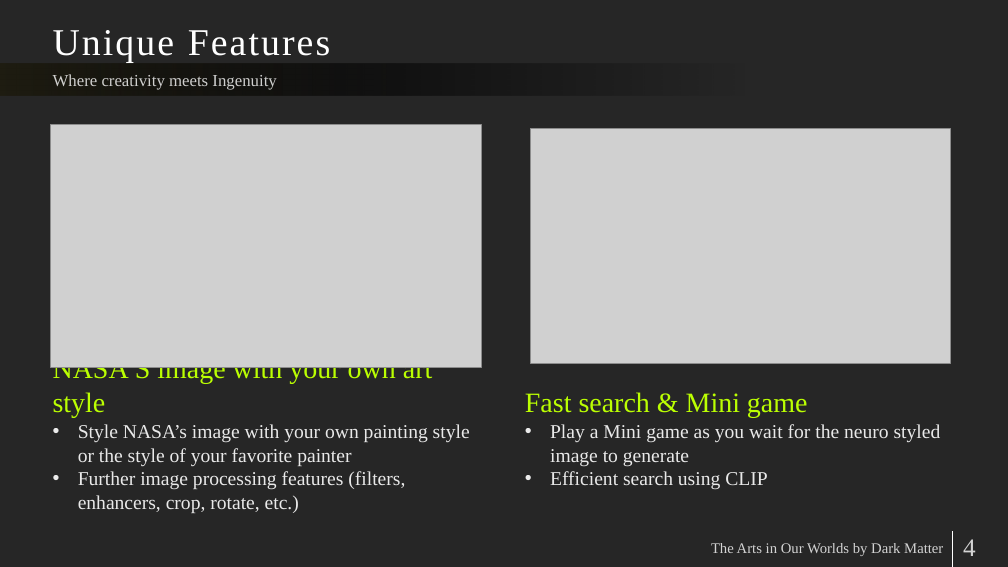
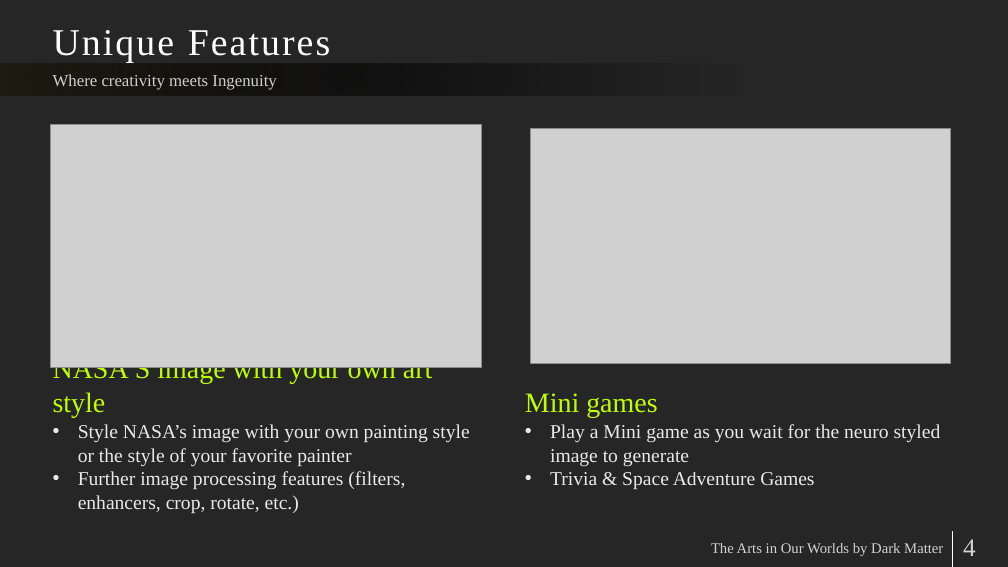
Before and after one commit to CharbelSahlani/the_art_in_our_worlds, a slide deck: slide 4 of Pitch/Team Dark Matter _The Art in Our Worlds.pptx. Drawn at 1008x567 pixels with LibreOffice and Linux fonts; fonts in the diff are those of the drawing; grey boxes stand for pictures. Boxes give left, top, right and bottom in pixels: in the first picture for what was removed or moved away, otherwise in the second. Text is boxed around its words. In the diff, an @@ line names an element or a change of style, - is before the commit and + after.

```diff
--- a/Pitch/Team Dark Matter _The Art in Our Worlds.pptx
+++ b/Pitch/Team Dark Matter _The Art in Our Worlds.pptx
@@ text at [525,393,657,417]: text changed @@
-Fast search & Mini game
+Mini games
@@ text at [550,472,814,489]: text changed @@
-• Efficient search using CLIP
+• Trivia & Space Adventure Games
```
Also in this commit, not shown: 1 other slide changed.
